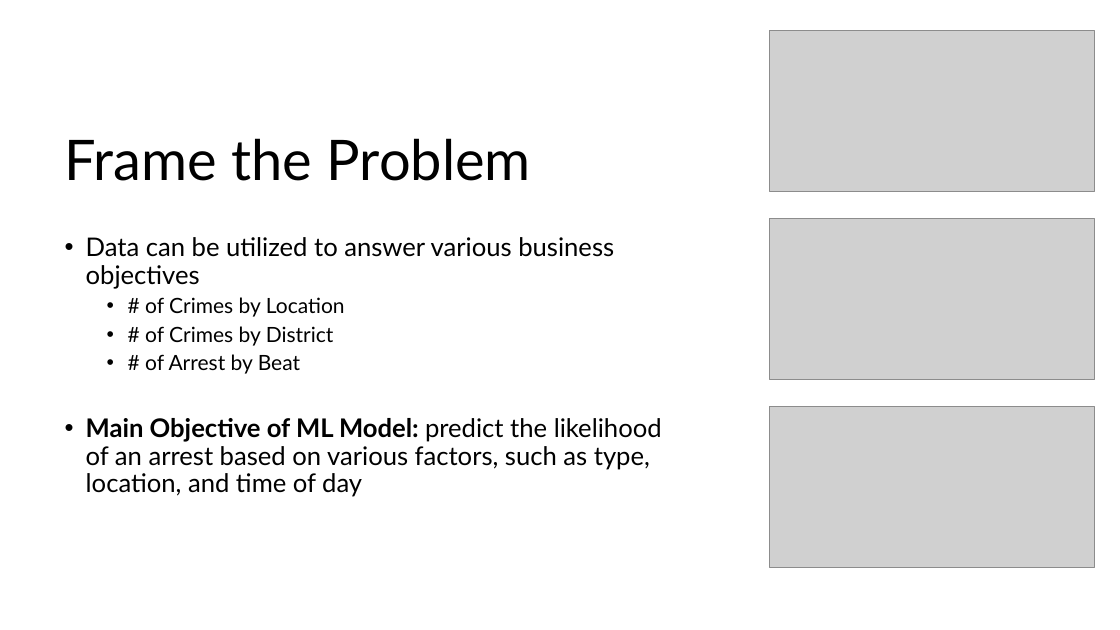
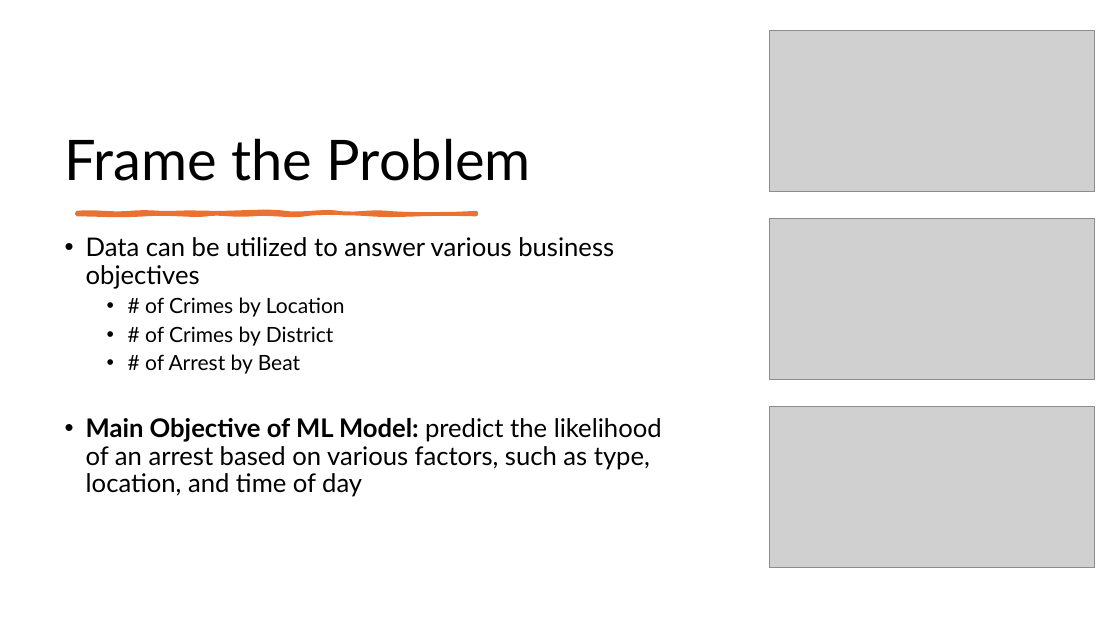
Before and after one commit to tkoche3/ISDS7075, a slide deck: slide 3 of ISDS 7075 Final Presentation.pptx. Drawn at 1120x630 pixels with LibreOffice and Linux fonts; fonts in the diff are those of the drawing; grey boxes stand for pictures. Boxes give left, top, right and bottom in pixels: in the first picture for what was removed or moved away, otherwise in the second. Text is boxed around its words. In the diff, an @@ line names an element or a change of style, - is before the commit and + after.

```diff
--- a/ISDS 7075 Final Presentation.pptx
+++ b/ISDS 7075 Final Presentation.pptx
@@ freeform shape added at (77,213,476,214), fill #E97132, outline #E97132 3.25 pt @@
```
Also in this commit, not shown: 3 other slides changed, 4 slides added, 1 slide removed.
